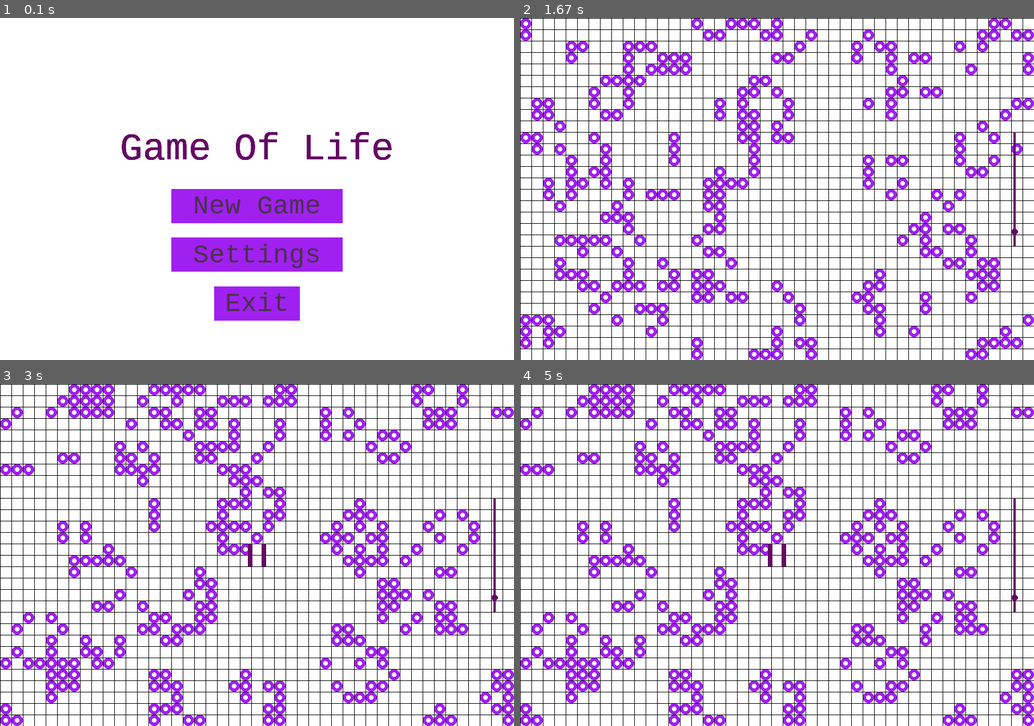
Above: before the commit, frames 1-4 (two rows, left to right).
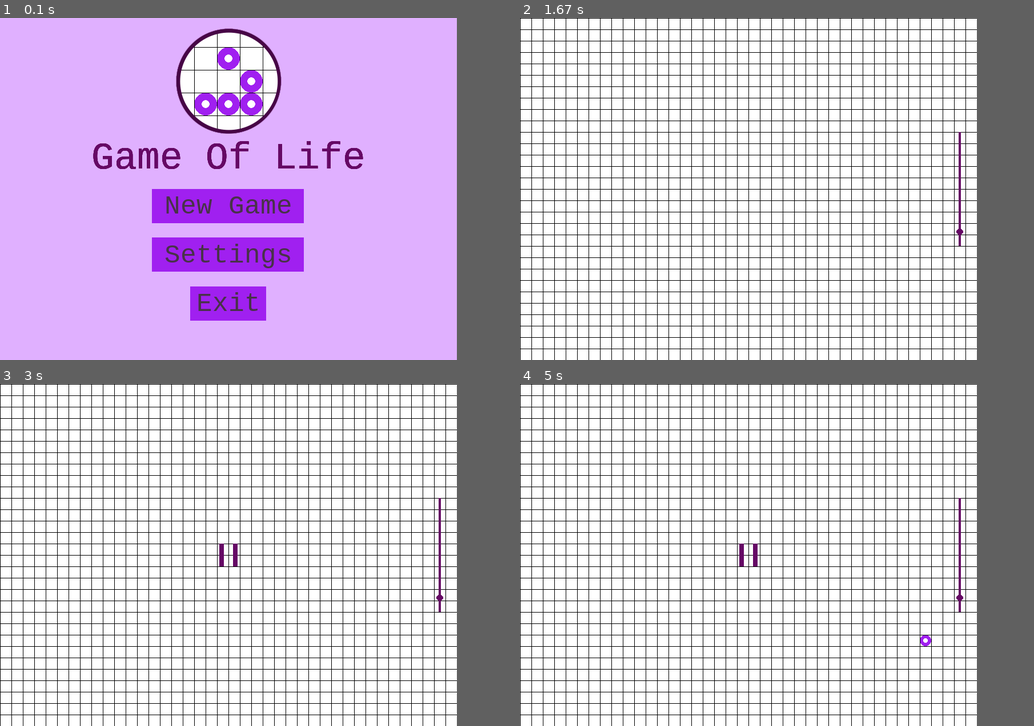
Above: after the commit, the same moments.

Repository: YaLu286/Game-Of-LIfe-PyGame-
Game: pygame game, started from src/gol.py
Same seed, same stepped clock (60 frames per second), same inputs: the game is played once before the commit and once after it.
Inputs (mouse positions are in pixels of both pictures, inside the frame that each line leads up to):
- Up to frame 1 (0.1 s): no input
- Up to frame 2 (1.67 s): click (751, 209) at 0.38 s; press the mouse at (751, 209) at 0.7 s; move the mouse to (674, 158) at 0.8 s; release the mouse at (597, 106) at 0.93 s; move the mouse to (920, 277) at 1.5 s
- Up to frame 3 (3 s): click (400, 643) at 1.73 s; tap Space at 2.67 s
- Up to frame 4 (5 s): press the mouse at (920, 643) at 3.37 s; move the mouse to (874, 551) at 3.47 s; release the mouse at (828, 459) at 3.6 s; press the mouse at (920, 643) at 4.03 s; move the mouse to (900, 561) at 4.13 s; release the mouse at (879, 479) at 4.27 s; press the mouse at (920, 643) at 4.7 s; move the mouse to (802, 572) at 4.8 s; release the mouse at (689, 500) at 4.93 s
In our replay, the window is 900x600 before the commit and 800x600 after it. These sizes can differ from the game's own. Grey fills any space a smaller window leaves; there, only what the larger window draws over its background counts as a difference.

The runs differ from the first frame. In frame 1, 81% of the frame differs, in the area x 0-89%, y 0-100%; in frame 2, 13%; in frame 3, 15%; in frame 4, 15%.

Commit message:
main menu & music added

Diff:
--- a/src/gol.py
+++ b/src/gol.py
@@ -45,7 +45,7 @@
         clock = pygame.time.Clock()
         running = True
         self.paused = False
-        self.create_grid(1)
+        self.create_grid()
         while running :
             for event in pygame.event.get() :
                 if event.type == QUIT :
@@ -146,39 +146,51 @@
     def main_menu (self) :
         pygame.init()
         pygame.display.set_caption("Game Of Life")
-        self.screen.fill(pygame.Color('white'))
+        self.screen.fill((224, 176, 255))
         running = True
         clock = pygame.time.Clock()
-        game = GameOfLife(self.screen, 900, 600, 20)
+        game = GameOfLife(self.screen, self.width, self.heigth, 20)
         game_start = False
+        options = False
         select = 0
+        pygame.mixer.music.load('./sounds/clouds.mp3')
+        pygame.mixer.music.play()
         while running :
-            for event in pygame.event.get() :
-                if event.type == QUIT :
-                    running = False
-                if event.type == MOUSEMOTION :
-                    x, y = event.pos
-                    if (self.width / 3 < x < 2 / 3 * self.width) \
-                        and (self.heigth / 2 < y < self.heigth / 2 + self.heigth / 10) :
-                        select = 1
-                    elif (self.width / 3 < x < 2 / 3 * self.width) \
-                        and (self.heigth / 2 +  self.heigth / 7 < y < self.heigth / 2 +  self.heigth / 7 + self.heigth / 10) :
-                        select = 2
-                    elif (self.width / 2 - self.width / 12 < x < self.width / 2 + self.width / 12) \
-                        and (self.heigth / 2 + 2 * self.heigth / 7 < y < self.heigth / 2 + 2 * self.heigth / 7 + self.heigth / 10) :
-                        select = 3
-                    else :
-                        select = 0
-                if event.type == MOUSEBUTTONDOWN :
-                    if event.button == 1 :
-                        if select == 1 :
-                            running = False
-                            game_start = True
-                        elif select == 2 :
-                            pass
-                        elif select == 3:
-                            sys.exit()
-            self.draw_main_menu(select)
+            if options :
+                for event in pygame.event.get() :
+                    if event.type == QUIT :
+                        sys.exit()
+                    if event.type == MOUSEMOTION :
+                        x, y = event.pos
+
+                self.draw_options_menu()
+            else :
+                for event in pygame.event.get() :
+                    if event.type == QUIT :
+                        running = False
+                    if event.type == MOUSEMOTION :
+                        x, y = event.pos
+                        if (self.width / 3 < x < 2 / 3 * self.width) \
+                            and (self.heigth / 2 < y < self.heigth / 2 + self.heigth / 10) :
+                            select = 1
+                        elif (self.width / 3 < x < 2 / 3 * self.width) \
+                            and (self.heigth / 2 +  self.heigth / 7 < y < self.heigth / 2 +  self.heigth / 7 + self.heigth / 10) :
+                            select = 2
+                        elif (self.width / 2 - self.width / 12 < x < self.width / 2 + self.width / 12) \
+                            and (self.heigth / 2 + 2 * self.heigth / 7 < y < self.heigth / 2 + 2 * self.heigth / 7 + self.heigth / 10) :
+                            select = 3
+                        else :
+                            select = 0
+                    if event.type == MOUSEBUTTONDOWN :
+                        if event.button == 1 :
+                            if select == 1 :
+                                running = False
+                                game_start = True
+                            elif select == 2 :
+                                options = True
+                            elif select == 3:
+                                sys.exit()
+                self.draw_main_menu(select)
             pygame.display.flip()
             clock.tick(60)
         if game_start :
@@ -186,6 +198,10 @@
 
 
     def draw_main_menu(self, select) :
+        logo = pygame.image.load('./images/logo1.png')
+        logo_rect = logo.get_rect()
+        logo_rect.center=(self.width / 2, self.heigth / 5 - 10)
+        self.screen.blit(logo, logo_rect)
         pygame.draw.rect(self.screen, pygame.Color('purple'), (self.width / 3, self.heigth / 2, self.width / 3, self.heigth / 10  ))
         pygame.draw.rect(self.screen, pygame.Color('purple'), (self.width / 3, self.heigth / 2 +  self.heigth / 7, self.width / 3, self.heigth / 10  ))
         pygame.draw.rect(self.screen, pygame.Color('purple'), (self.width * 5 / 12, self.heigth / 2  + 2 * self.heigth / 7 , self.width / 6, self.heigth / 10  ))
@@ -205,7 +221,7 @@
         exit_text = font.render('Exit', True, (72, 50, 72))
 
         gol_text_rect = gol_text.get_rect()
-        gol_text_rect.center = (self.width / 2, self.heigth / 3 + self.heigth / 20 )
+        gol_text_rect.center = (self.width / 2, self.heigth / 3 + self.heigth / 13 )
         new_game_text_rect = new_game_text.get_rect()
         new_game_text_rect.center = (self.width / 2, self.heigth / 2 + self.heigth / 20)
         settings_text_rect = settings_text.get_rect()
@@ -219,6 +235,8 @@
         self.screen.blit(exit_text, exit_text_rect)
 
 
-
-gui = GUI(900, 600)
+    def draw_options_menu(self) :
+        pass
+
+gui = GUI(800, 600)
 gui.main_menu()
Binary file added: images/logo.png
Binary file added: images/logo1.png
Not shown, added: sounds/clouds.mp3
